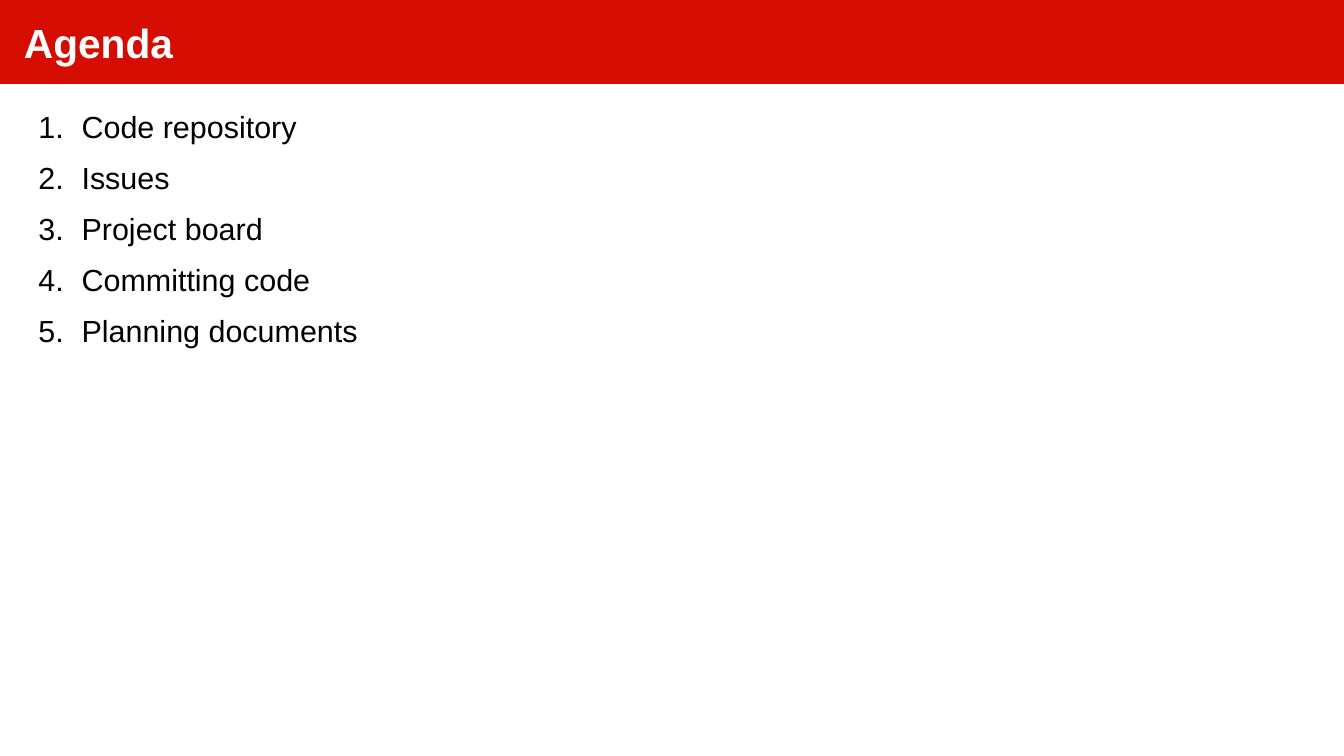
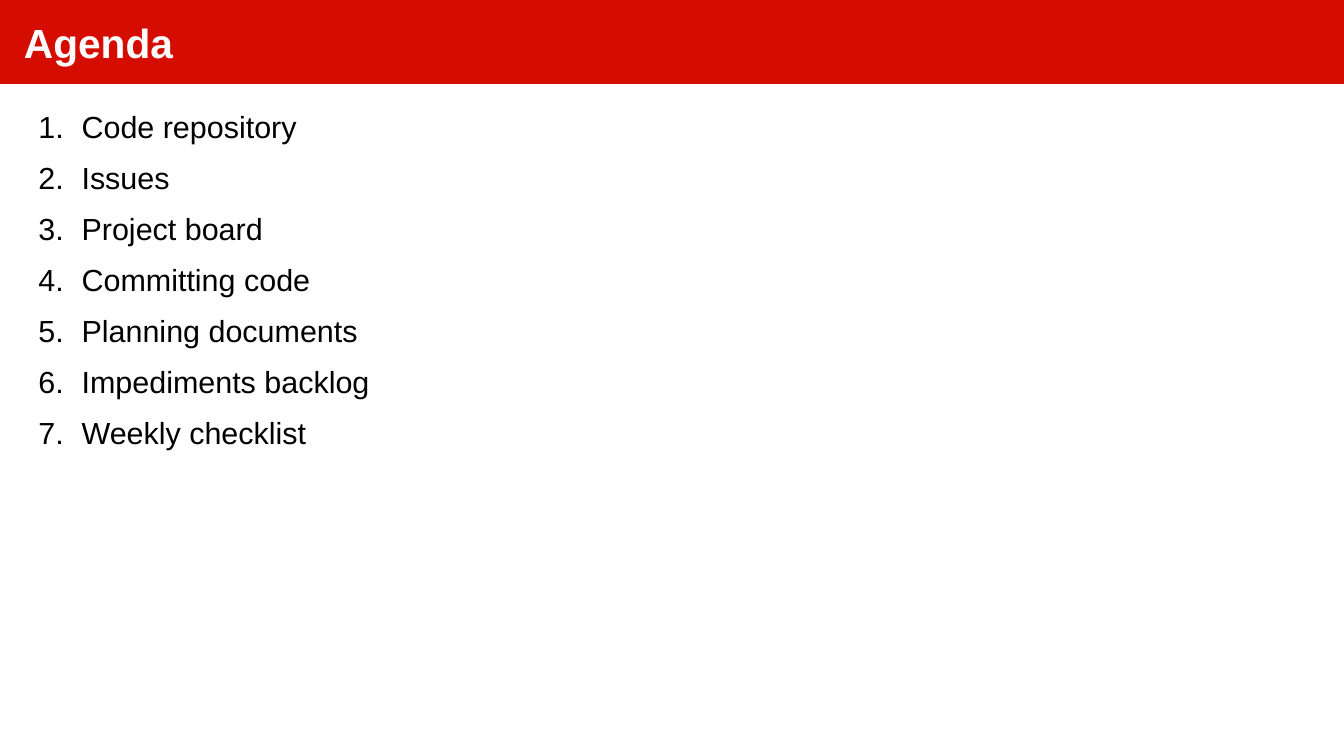
Before and after one commit to dirkriehle/amos-course, a slide deck: slide 2 of Lecture slides/AMOS A02 - Project Setup.odp. Drawn at 1344x756 pixels with LibreOffice and Linux fonts; fonts in the diff are those of the drawing. Boxes give left, top, right and bottom in pixels: in the first picture for what was removed or moved away, otherwise in the second. Text is boxed around its words. In the diff, an @@ line names an element or a change of style, - is before the commit and + after.

Commit message:
Migrating the impediments backlog out of the planning docs; first steps

```diff
--- a/Lecture slides/AMOS A02 - Project Setup.odp
+++ b/Lecture slides/AMOS A02 - Project Setup.odp
@@ text at [82, 371, 369, 450]: paragraphs added @@
+6. Impediments backlog
+7. Weekly checklist
```
Also in this commit, not shown: 3 other slides changed, 2 slides added, 1 other file.
